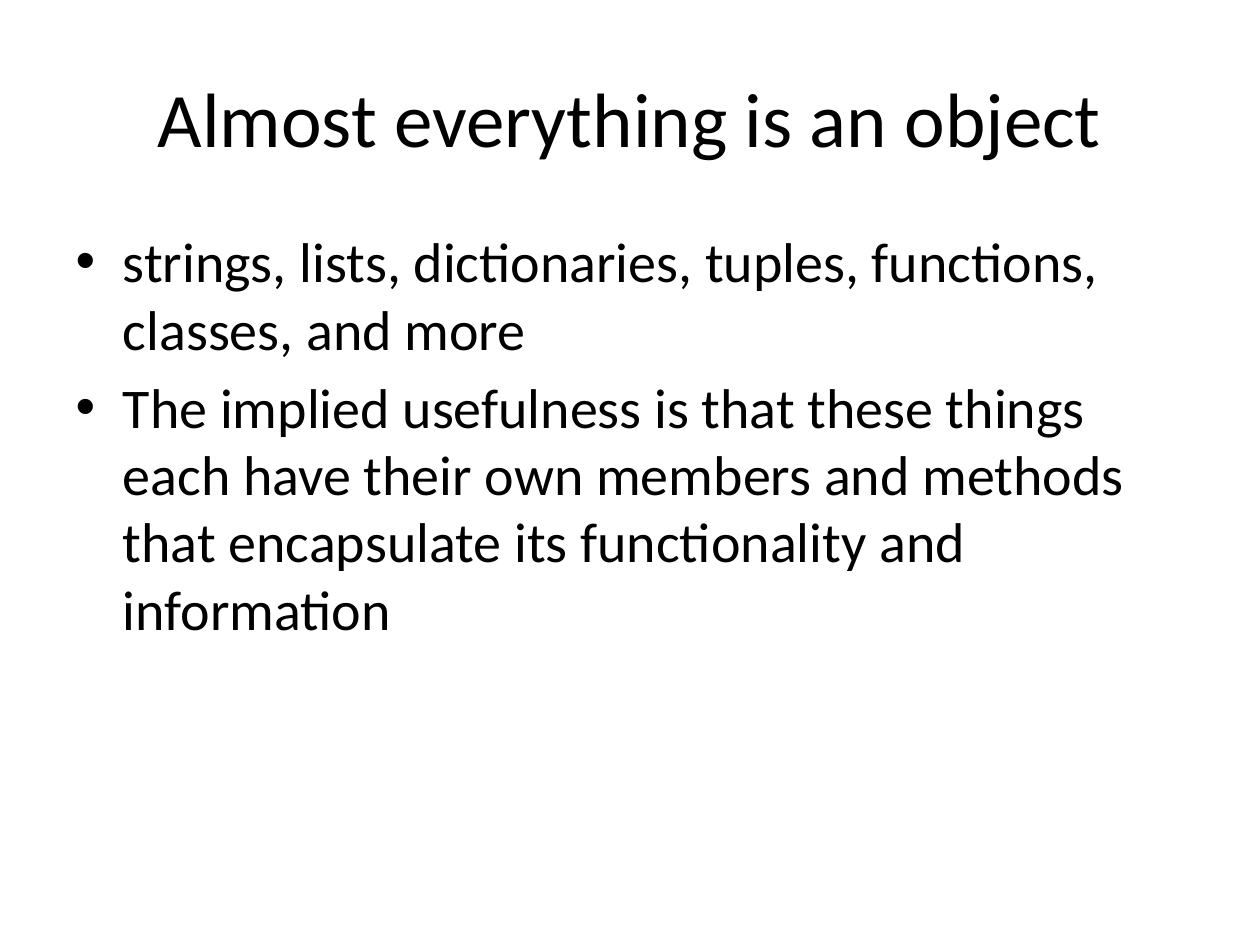
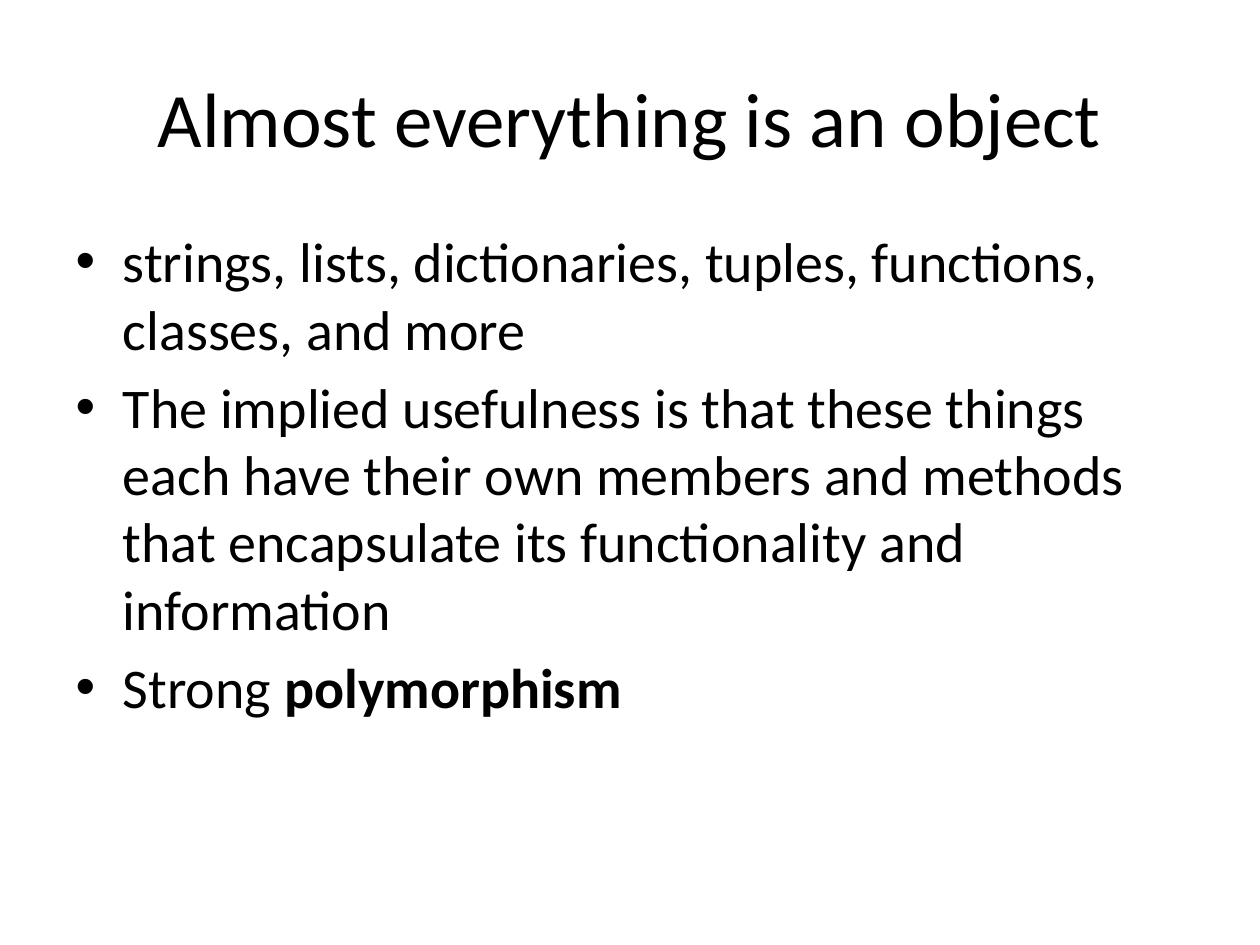
Before and after one commit to yoavram/Py4Eng, a slide deck: slide 25 of docs/Introduction to Python.pptx. Drawn at 1260x945 pixels with LibreOffice and Linux fonts; fonts in the diff are those of the drawing. Boxes give left, top, right and bottom in pixels: in the first picture for what was removed or moved away, otherwise in the second. Text is boxed around its words. In the diff, an @@ line names an element or a change of style, - is before the commit and + after.

```diff
--- a/docs/Introduction to Python.pptx
+++ b/docs/Introduction to Python.pptx
@@ text at (123,668,622,718): paragraph added @@
+• Strong polymorphism
```
Also in this commit, not shown: 15 other slides changed, 3 slides added, 2 slides removed.
